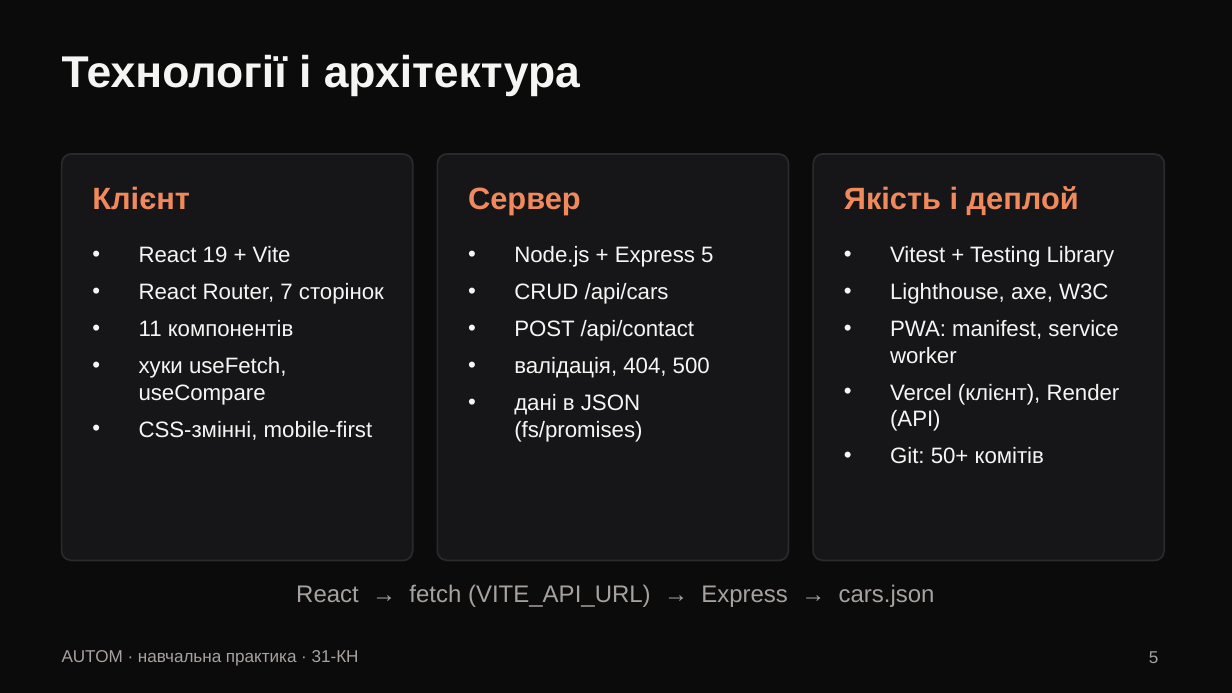
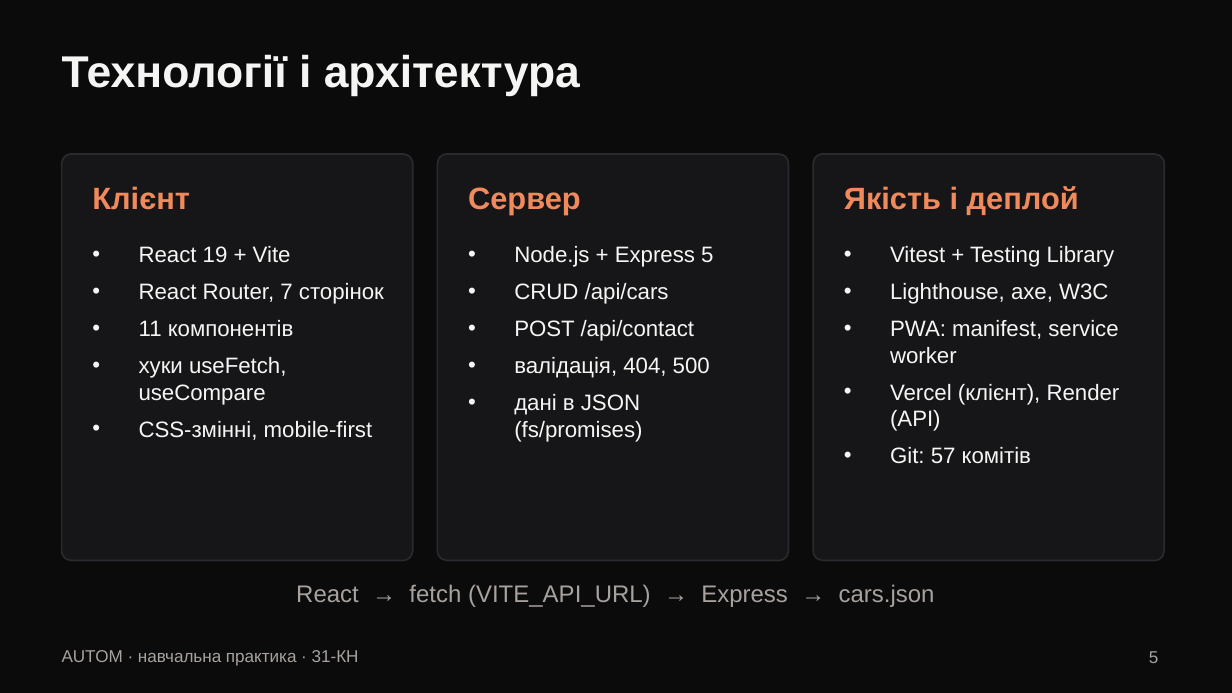
Before and after one commit to melya654/CarSharing, a slide deck: slide 5 of docs/presentation.pptx. Drawn at 1232x693 pixels with LibreOffice and Linux fonts; fonts in the diff are those of the drawing. Boxes give left, top, right and bottom in pixels: in the first picture for what was removed or moved away, otherwise in the second. Text is boxed around its words. In the diff, an @@ line names an element or a change of style, - is before the commit and + after.

```diff
--- a/docs/presentation.pptx
+++ b/docs/presentation.pptx
@@ text at (890,447,1031,464): text changed @@
-• Git: 50+ комітів
+• Git: 57 комітів
```
Also in this commit, not shown: 1 other slide changed, 1 other file.
